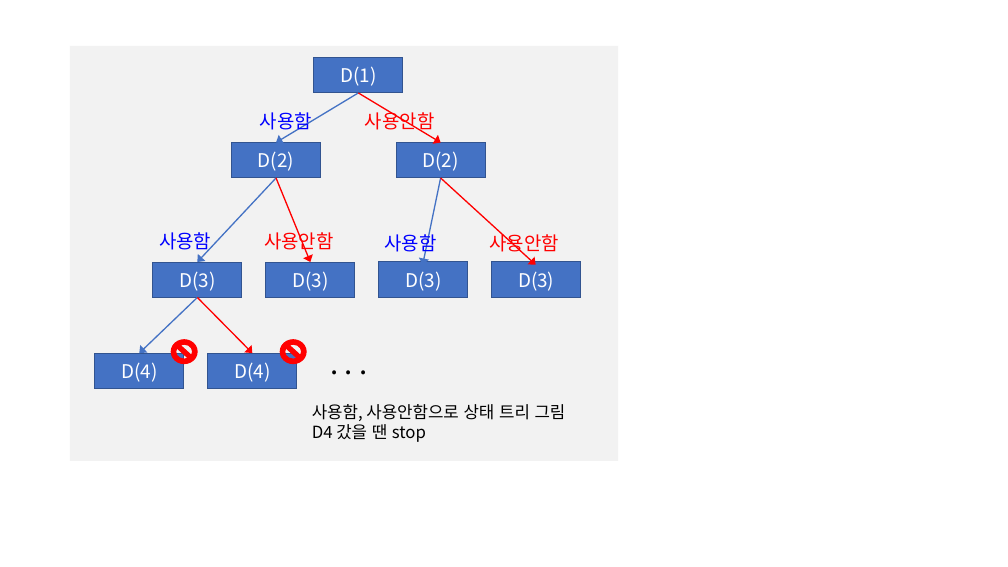
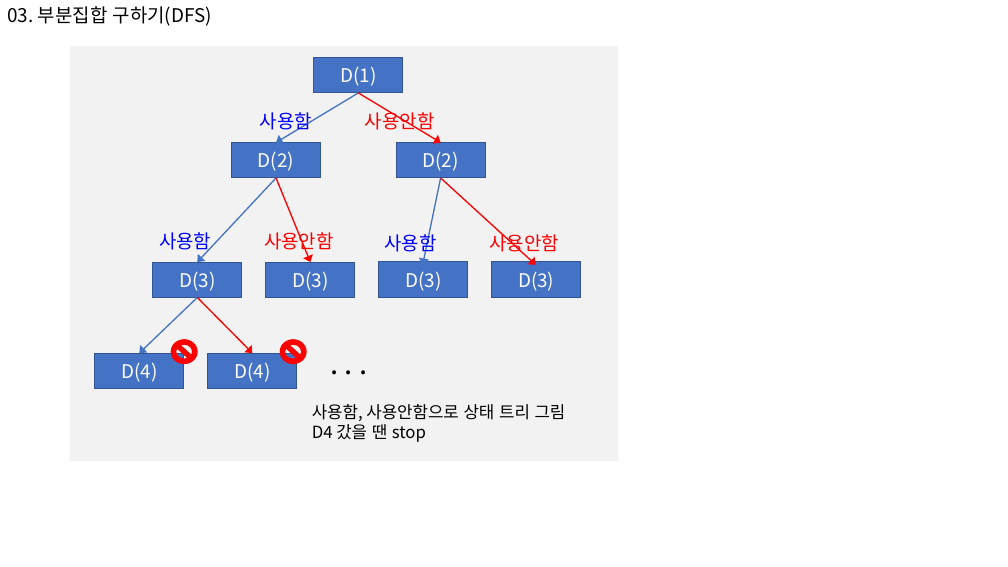
Before and after one commit to s-jinipark/pythonTest, a slide deck: slide 1 of inf-learn/section6/연습/인프런_코딩_section6.pptx. Drawn at 1008x567 pixels with LibreOffice and Linux fonts; fonts in the diff are those of the drawing. Boxes give left, top, right and bottom in pixels: in the first picture for what was removed or moved away, otherwise in the second. Text is boxed around its words. In the diff, an @@ line names an element or a change of style, - is before the commit and + after.

```diff
--- a/inf-learn/section6/연습/인프런_코딩_section6.pptx
+++ b/inf-learn/section6/연습/인프런_코딩_section6.pptx
@@ text added at [7, 6, 212, 26], 18 pt, text #000000 @@
+03. 부분집합 구하기(DFS)
```
Also in this commit, not shown: 3 other slides changed, 2 slides added, 5 other files.
